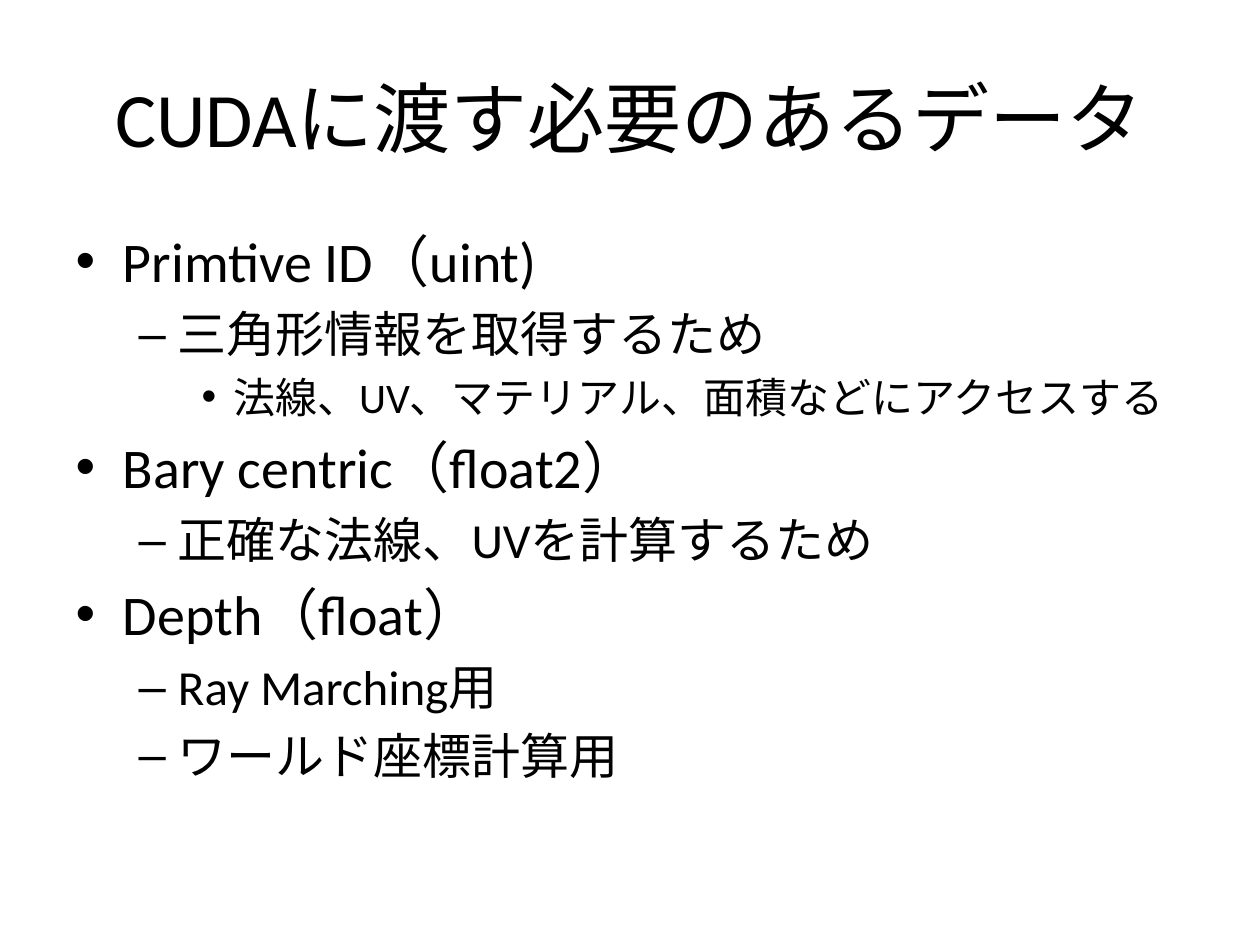
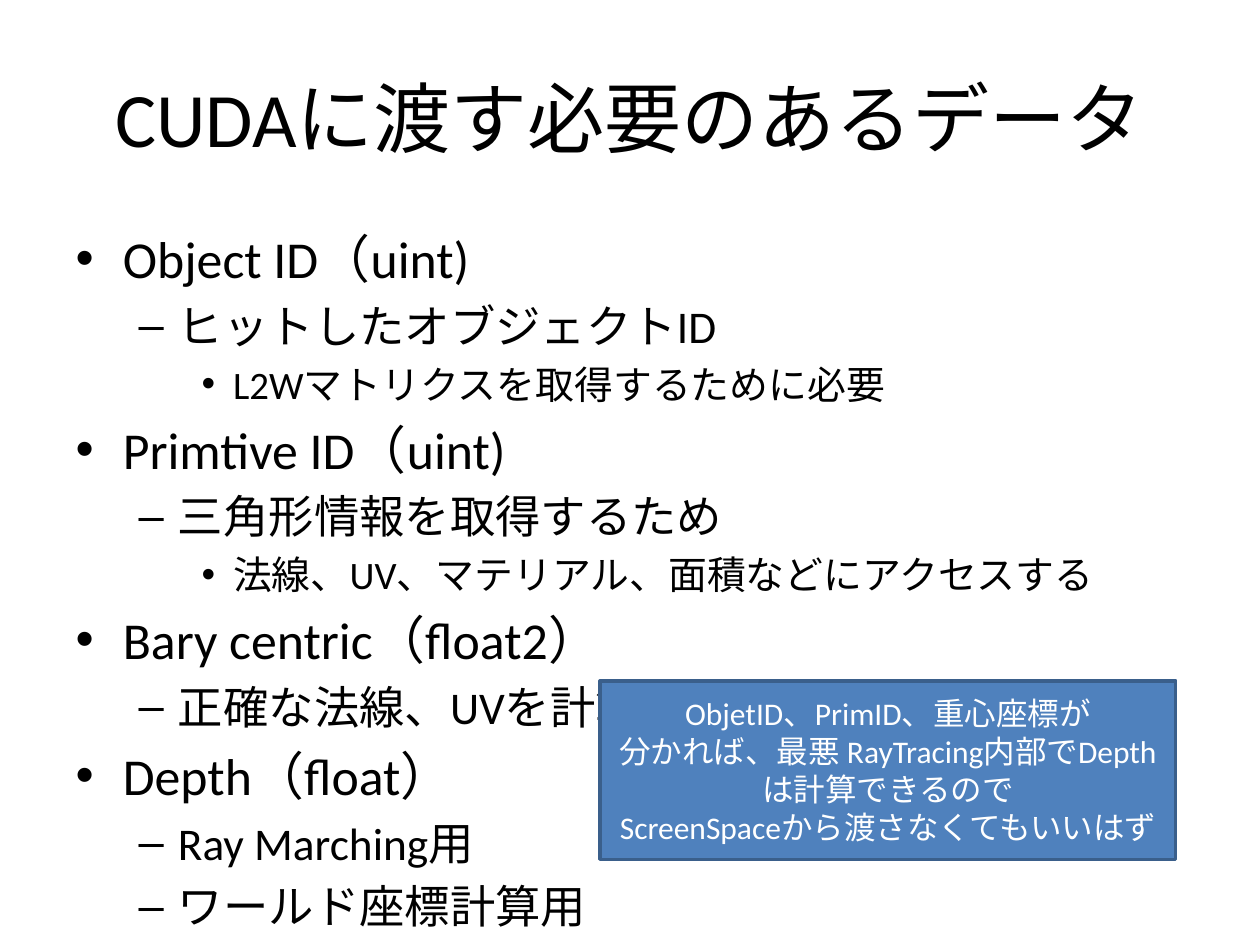
Before and after one commit to nackdai/aten, a slide deck: slide 2 of docs/Scree Space Ray Tracing.pptx. Drawn at 1260x945 pixels with LibreOffice and Linux fonts; fonts in the diff are those of the drawing. Boxes give left, top, right and bottom in pixels: in the first picture for what was removed or moved away, otherwise in the second. Text is boxed around its words. In the diff, an @@ line names an element or a change of style, - is before the commit and + after.

Commit message:
Update pptx.

```diff
--- a/docs/Scree Space Ray Tracing.pptx
+++ b/docs/Scree Space Ray Tracing.pptx
@@ text at (123, 235, 885, 402): paragraphs added @@
+• Object ID（uint)
+  – ヒットしたオブジェクトID
+    • L2Wマトリクスを取得するために必要
@@ text at (123, 426, 1093, 868): size 32 to 29.6 pt in "Primtive ID（uint)", "Bary centric（float2）", "Depth（float）"; size 28 to 25.9 pt in "三角形情報を取得するため", "正確な法線、UVを計算するため", "Ray Marching用", "ワールド座標計算用"; size 24 to 22.2 pt in "法線、UV、マテリアル、面積などにアクセスする" @@
@@ rectangle added at (600, 680, 1176, 859), fill #4F81BD, outline #3A5F8C 2 pt, 18 pt, text #FFFFFF @@
+ObjetID、PrimID、重心座標が
+分かれば、最悪 RayTracing内部でDepthは計算できるので
+ScreenSpaceから渡さなくてもいいはず
```
Also in this commit, not shown: 2 other slides changed.
